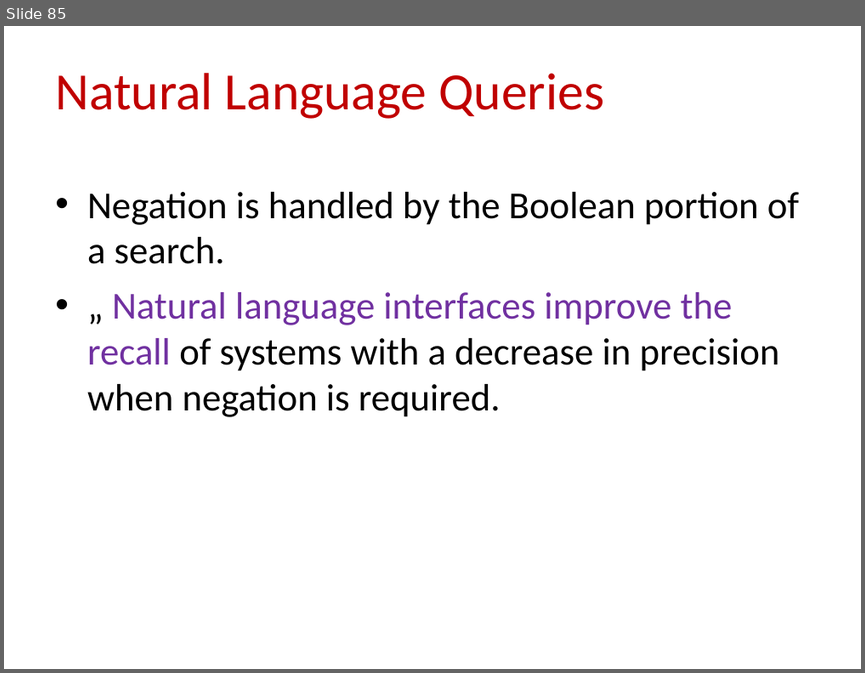
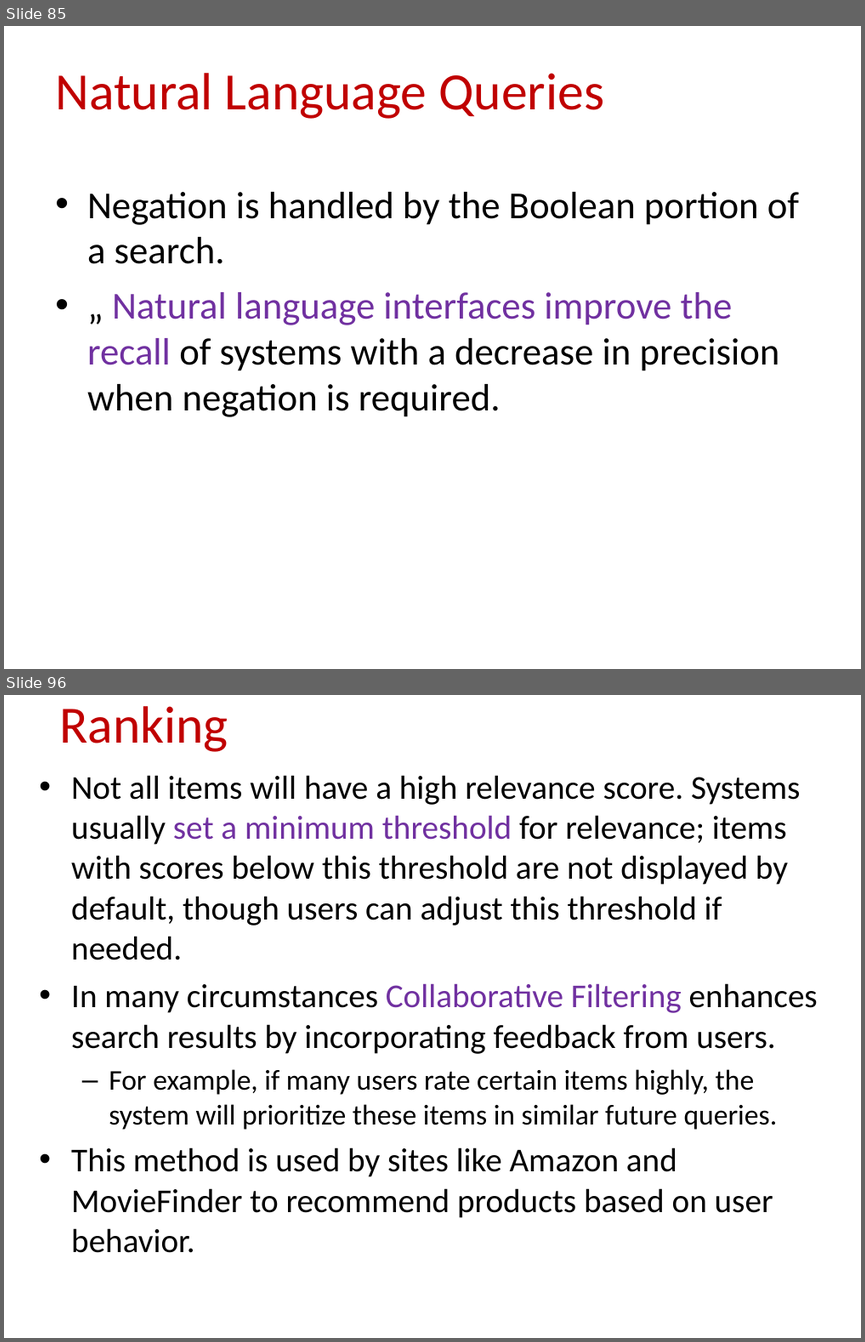
Before and after one commit to CSE-2026/4th-year-sem-1, a slide deck: IRS/UNIT I - IRS.ppt. Shown one above the other, each under a label of ours: slide 85 before the commit, slides 85 and 96 after it; the slides between them are not shown. The pictures are 865x673 and 865x1342 pixels, drawn with LibreOffice and Linux fonts; fonts in the diff are those of the drawing. Boxes give left, top, right and bottom in pixels: in the first picture for what was removed or moved away, otherwise in the second. Text is boxed around its words. In the diff, an @@ line names an element or a change of style, - is before the commit and + after.

```diff
--- a/IRS/UNIT I - IRS.ppt
+++ b/IRS/UNIT I - IRS.ppt
@@ slide 96 added at (4, 695, 861, 1338), background #FFFFFF @@
@@ title added at (59, 706, 228, 752), 44 pt, text #C00000 @@
+Ranking
@@ text added at (71, 775, 817, 1253), 28 pt, text #000000 @@
+• Not all items will have a high relevance score. Systems usually set a minimum threshold for relevance; items with scores below this threshold are not displayed by default, though users can adjust this threshold if needed.
+• In many circumstances Collaborative Filtering enhances search results by incorporating feedback from users.
+  – For example, if many users rate certain items highly, the system will prioritize these items in similar future queries.
+• This method is used by sites like Amazon and MovieFinder to recommend products based on user behavior.
```
Also in this commit, not shown: 30 other slides added, 3 other files.
